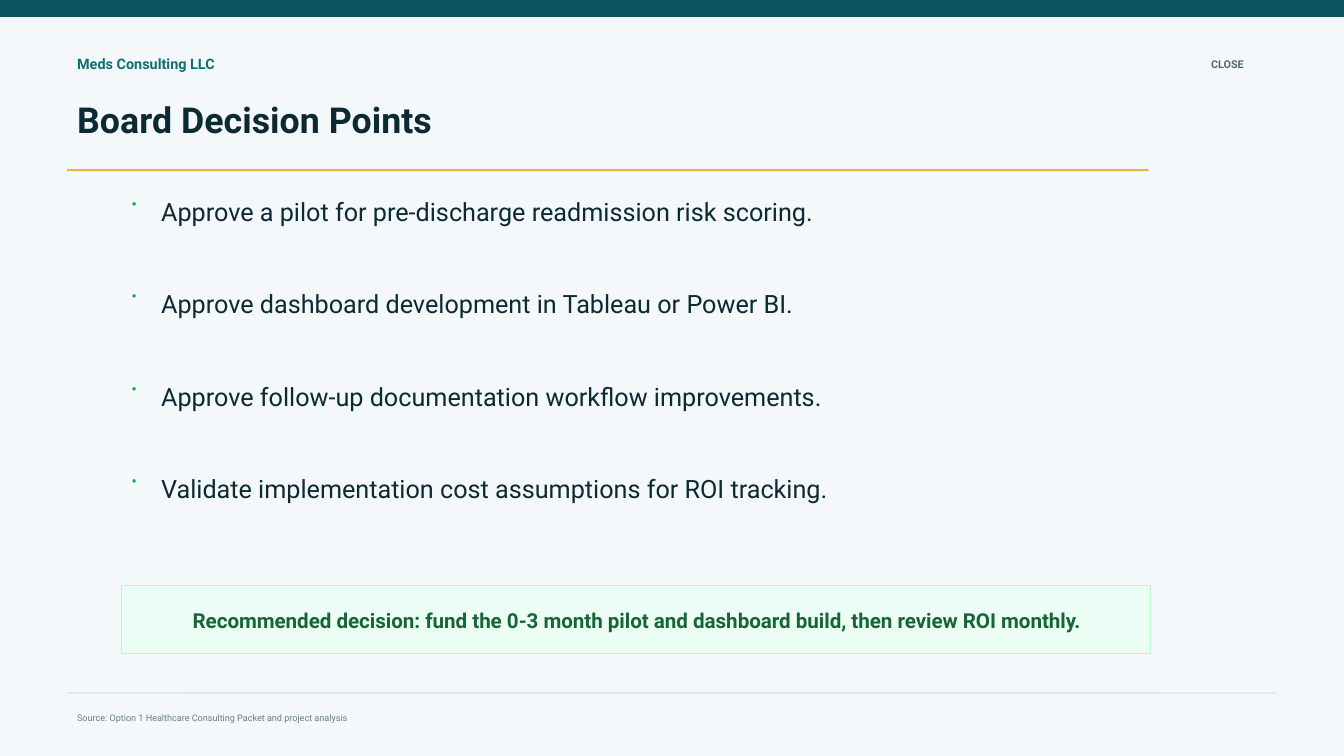
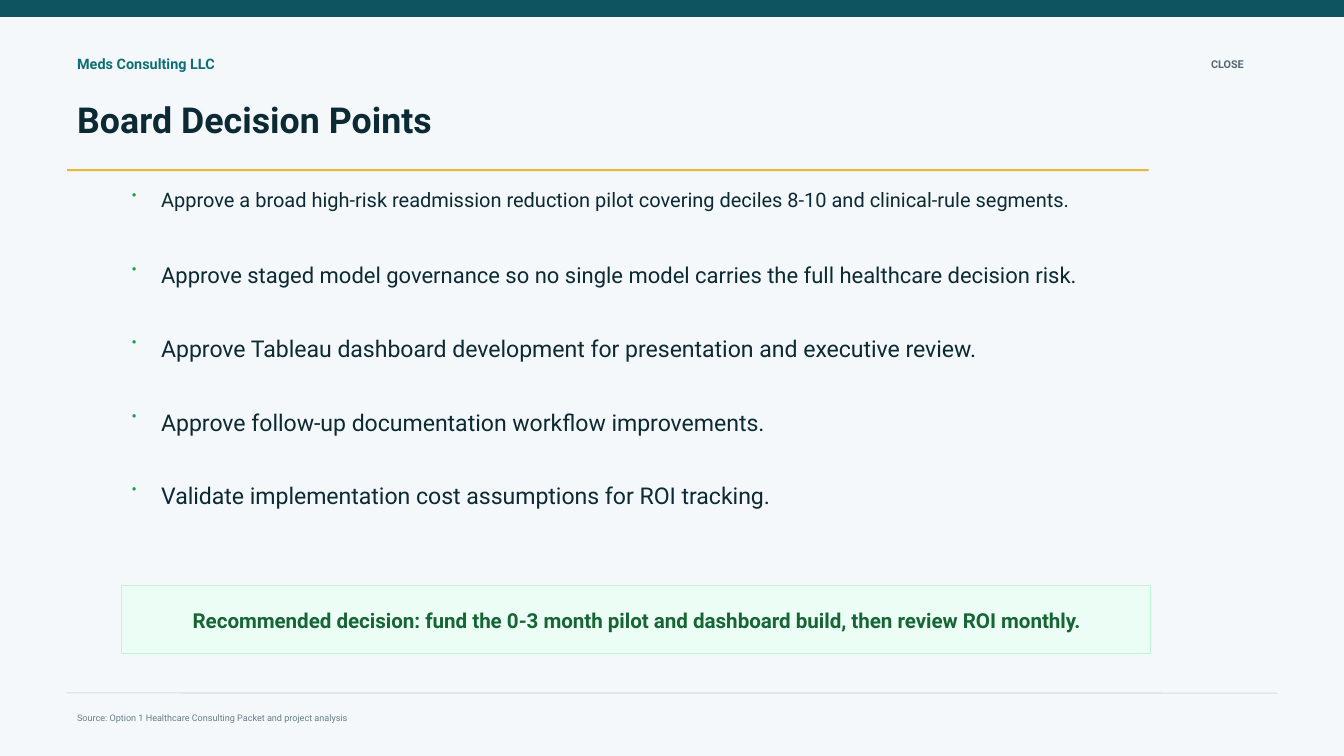
Before and after one commit to BostonSupremeMantou/onsite_project, a slide deck: slide 15 of deliverables/07_executive_board_presentation/final/nhn_readmission_board_presentation.pptx. Drawn at 1344x756 pixels with LibreOffice and Linux fonts; fonts in the diff are those of the drawing. Boxes give left, top, right and bottom in pixels: in the first picture for what was removed or moved away, otherwise in the second. Text is boxed around its words. In the diff, an @@ line names an element or a change of style, - is before the commit and + after.

Commit message:
Apply project steering decisions to presentation

```diff
--- a/deliverables/07_executive_board_presentation/final/nhn_readmission_board_presentation.pptx
+++ b/deliverables/07_executive_board_presentation/final/nhn_readmission_board_presentation.pptx
@@ text "•": place and size @@
-text "•" at (122,191,147,220)
+text "•" at (122,181,147,211)
@@ text at (161,192,1069,211): text changed; size 18 to 14.3 pt @@
-Approve a pilot for pre-discharge readmission risk scoring.
+Approve a broad high-risk readmission reduction pilot covering deciles 8-10 and clinical-rule segments.
@@ text "•": place and size @@
-text "•" at (122,282,147,312)
+text "•" at (122,255,147,284)
@@ text added at (161,266,1076,288), 15.7 pt, text #0B2A33 @@
+Approve staged model governance so no single model carries the full healthcare decision risk.
@@ text added at (122,329,147,358), 10.2 pt, text #16A34A, bold @@
+•
@@ text at (161,339,977,362): text changed; size 18 to 16.5 pt @@
-Approve dashboard development in Tableau or Power BI.
+Approve Tableau dashboard development for presentation and executive review.
@@ text "•": place and size @@
-text "•" at (122,375,147,404)
+text "•" at (122,402,147,432)
@@ text "Approve follow-up documentation workflow improvements." at (161,413,765,436): size 18 to 16.5 pt @@
@@ text "Approve follow-up documentation workflow improvements.": place and size @@
-text "Approve follow-up documentation workflow improvements." at (161,387,821,411)
+text "Approve follow-up documentation workflow improvements." at (161,413,765,436)
@@ text "•": place and size @@
-text "•" at (122,468,147,497)
+text "•" at (122,476,147,505)
@@ text "Validate implementation cost assumptions for ...": place and size @@
-text "Validate implementation cost assumptions for ..." at (161,479,828,504)
+text "Validate implementation cost assumptions for ..." at (161,486,770,509)
@@ text "Validate implementation cost assumptions for ..." at (161,486,770,509): size 18 to 16.5 pt @@
```
Also in this commit, not shown: 5 other slides changed, 10 other files.
